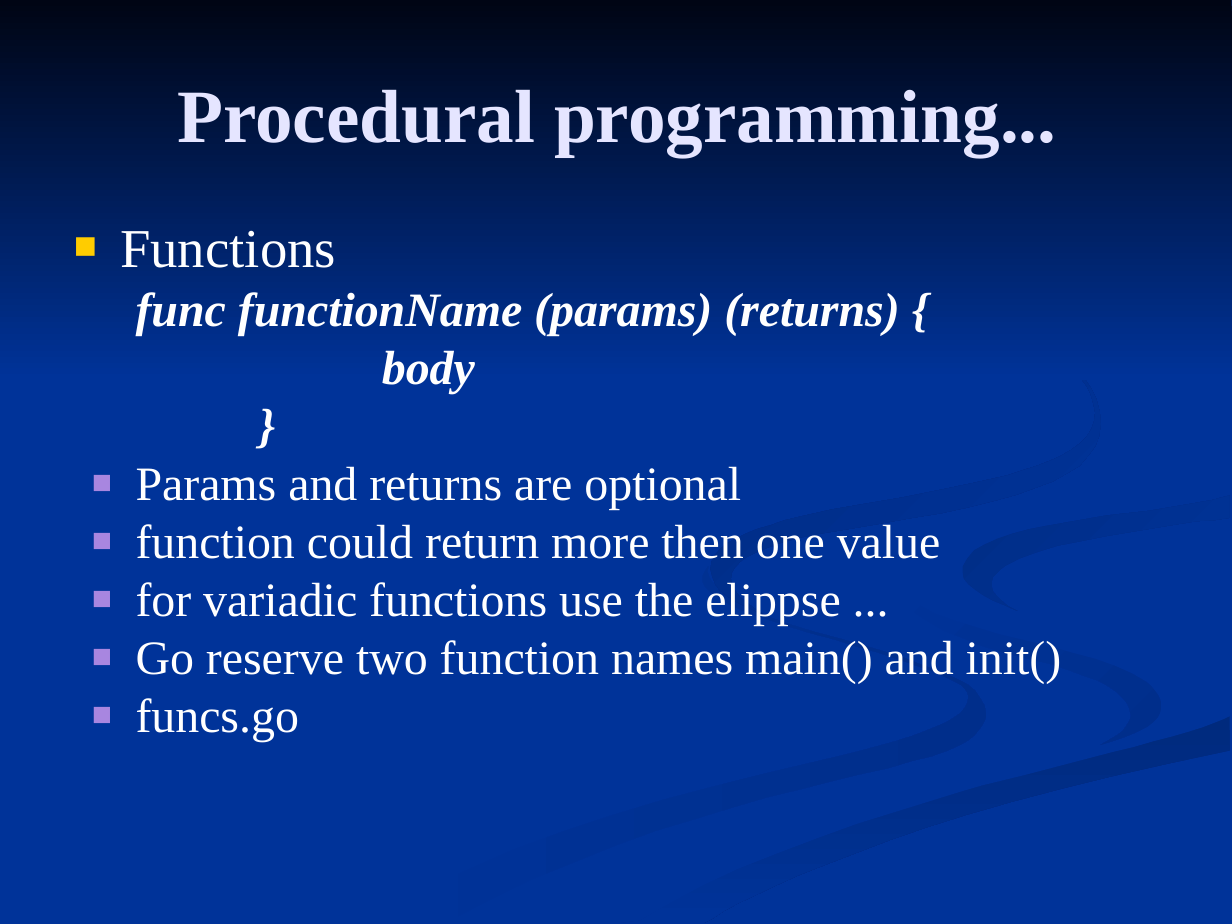
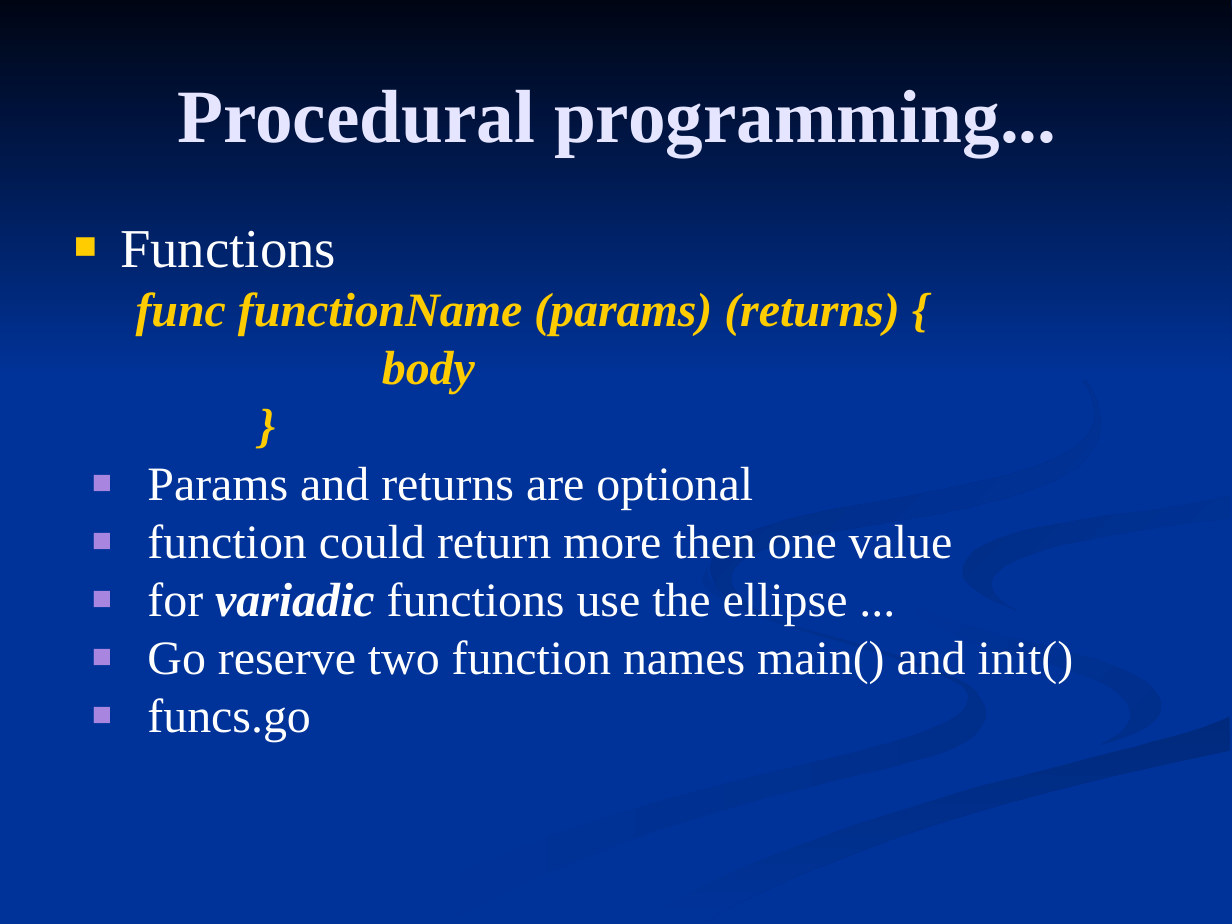
Before and after one commit to FrancoMelandri/GoLang, a slide deck: slide 18 of golang.ppt. Drawn at 1232x924 pixels with LibreOffice and Linux fonts; fonts in the diff are those of the drawing. Boxes give left, top, right and bottom in pixels: in the first picture for what was removed or moved away, otherwise in the second. Text is boxed around its words. In the diff, an @@ line names an element or a change of style, - is before the commit and + after.

```diff
--- a/golang.ppt
+++ b/golang.ppt
@@ text at [136,292,900,394]: text colour #FFFFFF to #FFCC00 in "func functionName (params) (returns) {", "body", "}" @@
@@ text at [147,582,848,626]: text changed @@
-  ■ for variadic functions use the elippse ...
+  ■ for variadic functions use the ellipse ...
```
Also in this commit, not shown: 16 other slides changed, 5 slides added, 1 slide removed.
